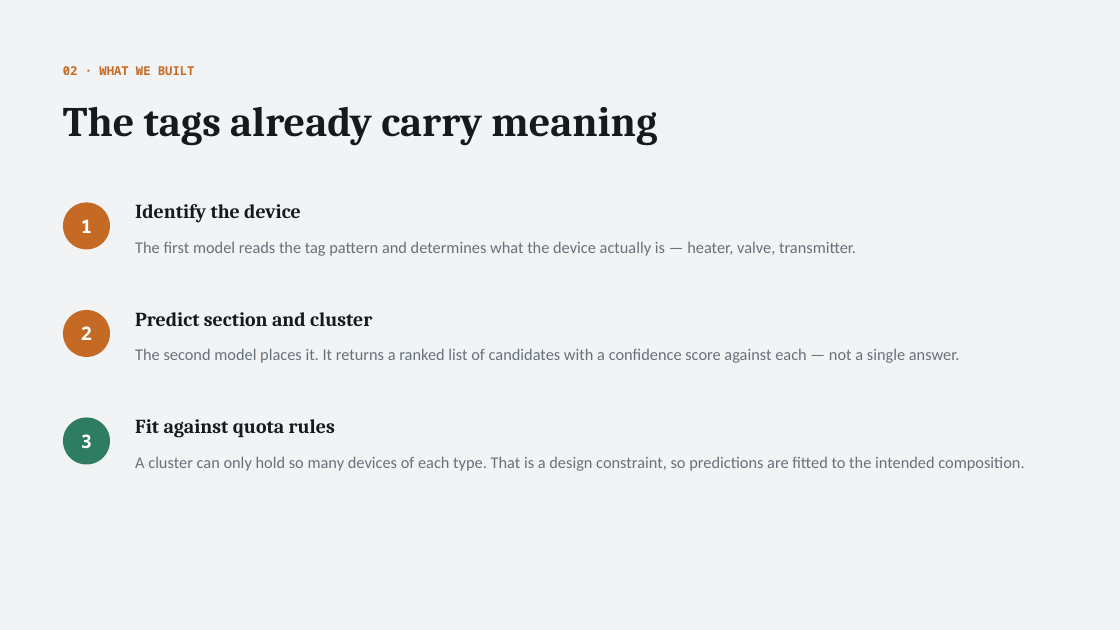
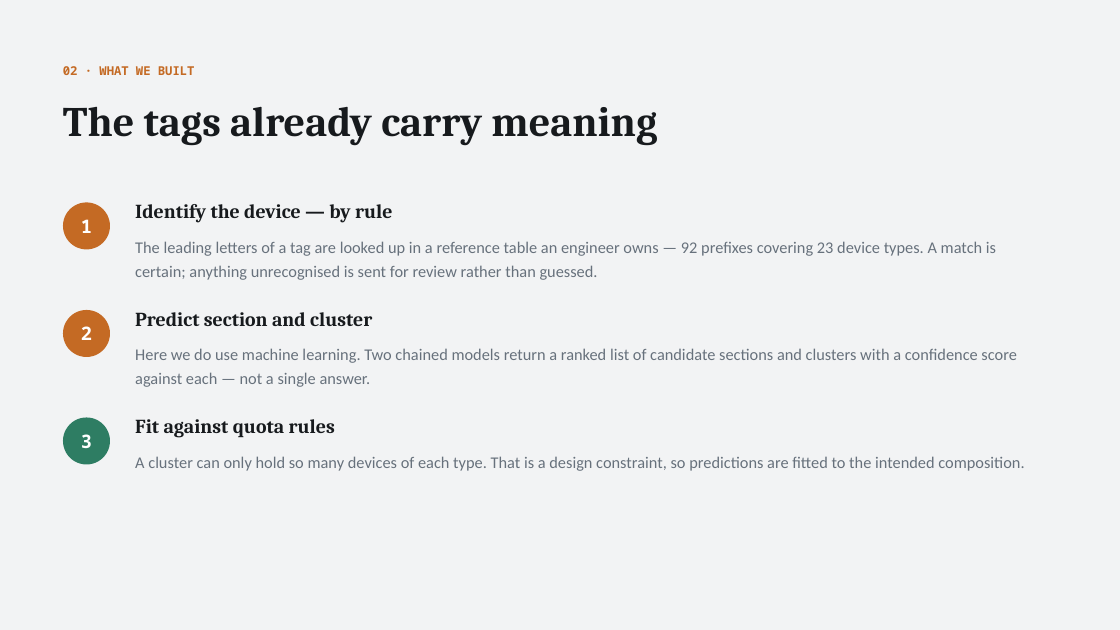
Before and after one commit to Syaziyah30/DeviceCluster, a slide deck: slide 3 of handoff/DeviceCluster-Briefing.pptx. Drawn at 1120x630 pixels with LibreOffice and Linux fonts; fonts in the diff are those of the drawing. Boxes give left, top, right and bottom in pixels: in the first picture for what was removed or moved away, otherwise in the second. Text is boxed around its words. In the diff, an @@ line names an element or a change of style, - is before the commit and + after.

```diff
--- a/handoff/DeviceCluster-Briefing.pptx
+++ b/handoff/DeviceCluster-Briefing.pptx
@@ text at (135,204,392,223): text changed @@
-Identify the device
+Identify the device — by rule
@@ text at (135,241,996,280): text changed @@
-The first model reads the tag pattern and determines what the device actually is — heater, valve, transmitter.
+The leading letters of a tag are looked up in a reference table an engineer owns — 92 prefixes covering 23 device types. A match is certain; anything unrecognised is sent for review rather than guessed.
@@ text at (135,348,1016,387): text changed @@
-The second model places it. It returns a ranked list of candidates with a confidence score against each — not a single answer.
+Here we do use machine learning. Two chained models return a ranked list of candidate sections and clusters with a confidence score against each — not a single answer.
```
Also in this commit, not shown: 3 other slides changed, 1 slide added.
